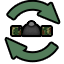
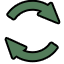
Layers edited between the first and the second w=64, h=64 image:
hid "Layer 2" over (11, 21, 52, 37)
